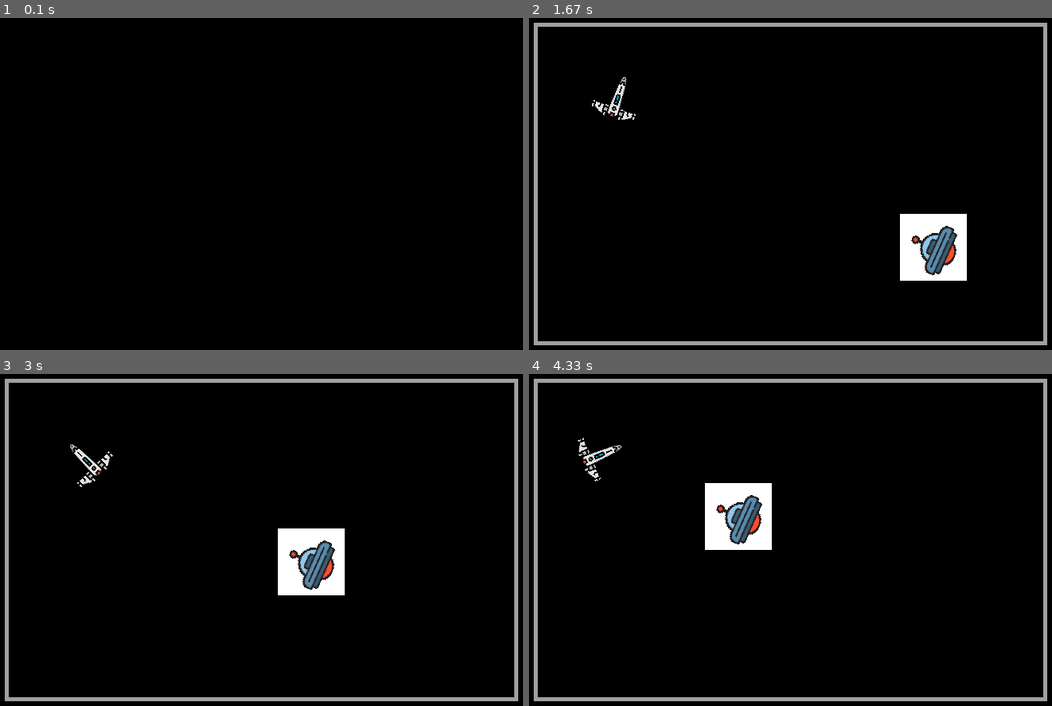
Above: before the commit, frames 1-4 (two rows, left to right).
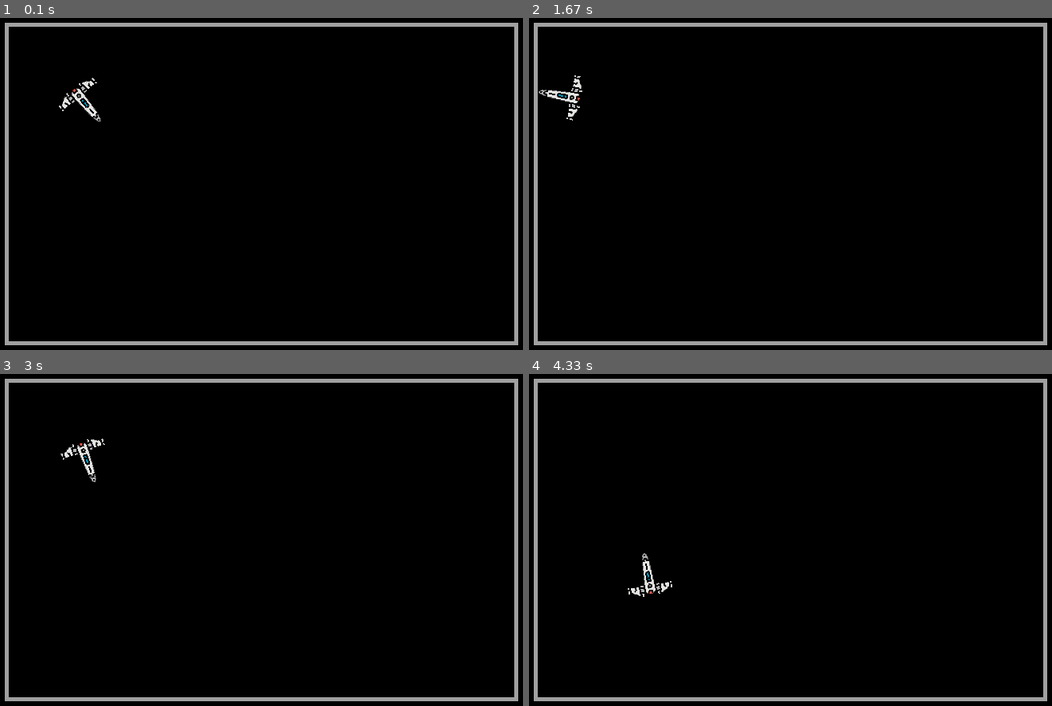
Above: after the commit, the same moments.

Repository: Syn-techs/second-robotics-competition
Game: pygame game, started from main.py
Same seed, same stepped clock (60 frames per second), same inputs: the game is played once before the commit and once after it.
Inputs:
- Up to frame 1 (0.1 s): no input
- Up to frame 2 (1.67 s): hold Right 0.33-0.8 s; hold Up 0.83-1.13 s
- Up to frame 3 (3 s): hold Down 2.23-2.53 s; hold Left 2.57-2.97 s
- Up to frame 4 (4.33 s): hold Up 3-3.37 s; hold Right 3.4-4.03 s; hold Down from 4.07 s (still down)

The runs differ from the first frame. In frame 1, 4.0% of the frame differs, in the area x 0-100%, y 1-99%; in frame 2, 3.0%; in frame 3, 2.9%; in frame 4, 3.0%.

Commit message:
fpsi 10da unutmuşum borderlarda ileri gitmiyorken sağa sola dönebilme olayını kaldırdım

Diff:
--- /dev/null
+++ b/Field.py
@@ -0,0 +1,75 @@
+from settings import *
+
+
+class Field(pygame.Rect):
+    def __init__(self, name, hp, posL, posR, color=defaults["fieldColor"], t=5):
+        self.color = color
+        self.name = name
+        self.posL = posL
+        self.posR = posR
+        self.hp = hp
+        self.t = t
+
+        (x, y) = self.posL
+        (x_r, y_r) = self.posR
+        super().__init__(posL, (x_r - x, y_r - y))
+
+        self.boundaries = {
+            "left: ": [x, hp],
+            "right: ": [x_r, hp],
+            "up: ": [y, hp],
+            "down: ": [y_r, hp]
+        }
+
+    def draw(self):
+        (x, y) = self.posL
+        (x_r, y_r) = self.posR
+        wid, hei = x_r - x, y_r - y
+
+        pygame.draw.rect(screen, self.color, [
+                         x-(self.t//2), y-(self.t//2), self.t, hei])
+
+        pygame.draw.rect(screen, self.color, [
+                         x_r-(self.t//2), y-(self.t//2), self.t, hei])
+
+        pygame.draw.rect(screen, self.color, [
+                         x-(self.t//2), y-(self.t//2), wid, self.t])
+
+        pygame.draw.rect(screen, self.color, [
+                         x-(self.t//2), y_r-(self.t//2), wid + self.t, self.t])
+
+    def deleteSide(self, side=None):
+        self.draw()
+
+        (x, y) = self.posL
+        (x_r, y_r) = self.posR
+
+        if side is not None:
+            if side.startswith("l"):
+                pygame.draw.rect(screen, defaults["backgroundColor"], [
+                                 x-(self.t//2), y-(self.t//2), self.t, x_r-x])
+                # x
+            # elif side.startswith("r"):
+            #     # x_r
+            # elif side.startswith("u"):
+            #     # y
+            # elif side.startswith("d"):
+            #     # y_r
+
+        # elif side is None and pos is None:
+        else:
+            for n, v in self.boundaries.items():
+                if v[1] == 0:
+                    self.deleteSide(side=n)
+
+    def reduceHp(self, b, rhp):
+        self.boundaries[b] = [self.boundaries[b]
+                              [0], self.boundaries[b][1] - rhp]
+
+
+migField = Field(
+    "Marmara Inovasyon Gunleri",
+    1,
+    field_wh[0],
+    field_wh[1],
+)
--- a/Robots.py
+++ b/Robots.py
@@ -89,3 +89,32 @@
 
         pygame.draw.rect(screen, colors["gray"], [
                          0, y-1, width, 2])
+
+
+players = []
+
+player1 = Robot(
+    "UGUR ABI",
+    "player",
+    100,
+    5,
+    1.2,
+    64,
+    "images/spaceship64.png",
+    pos=defaults["playerStartPos"],
+    angle=defaults["playerStartAngle"])
+
+enemy1 = Robot(
+    "TITAN",
+    "enemy",
+    100,
+    3,
+    1.2,
+    64,
+    "images/ufo64.png",
+    pos=defaults["enemyStartPos"],
+    angle=defaults["enemyStartAngle"])
+
+
+players.append(player1)
+# players.append(enemy1)
--- a/main.py
+++ b/main.py
@@ -1,6 +1,7 @@
 # import tensorflow as tf
 from settings import *
 from Robots import *
+from Field import *
 import pygame
 import timeit
 import random
@@ -9,111 +10,6 @@
 import time
 import sys
 import os
-
-
-clock = pygame.time.Clock()
-
-players = []
-
-
-class Field(pygame.Rect):
-    def __init__(self, name, hp, posL, posR, color=defaults["fieldColor"], t=5):
-        self.color = color
-        self.name = name
-        self.posL = posL
-        self.posR = posR
-        self.hp = hp
-        self.t = t
-
-        (x, y) = self.posL
-        (x_r, y_r) = self.posR
-        super().__init__(posL, (x_r - x, y_r - y))
-
-        self.boundaries = {
-            "left: ": [x, hp],
-            "right: ": [x_r, hp],
-            "up: ": [y, hp],
-            "down: ": [y_r, hp]
-        }
-
-    def draw(self):
-        (x, y) = self.posL
-        (x_r, y_r) = self.posR
-        wid, hei = x_r - x, y_r - y
-
-        pygame.draw.rect(screen, self.color, [
-                         x-(self.t//2), y-(self.t//2), self.t, hei])
-
-        pygame.draw.rect(screen, self.color, [
-                         x_r-(self.t//2), y-(self.t//2), self.t, hei])
-
-        pygame.draw.rect(screen, self.color, [
-                         x-(self.t//2), y-(self.t//2), wid, self.t])
-
-        pygame.draw.rect(screen, self.color, [
-                         x-(self.t//2), y_r-(self.t//2), wid + self.t, self.t])
-
-    def deleteSide(self, side=None):
-        self.draw()
-
-        (x, y) = self.posL
-        (x_r, y_r) = self.posR
-
-        if side is not None:
-            if side.startswith("l"):
-                pygame.draw.rect(screen, defaults["backgroundColor"], [
-                                 x-(self.t//2), y-(self.t//2), self.t, x_r-x])
-                # x
-            # elif side.startswith("r"):
-            #     # x_r
-            # elif side.startswith("u"):
-            #     # y
-            # elif side.startswith("d"):
-            #     # y_r
-
-        # elif side is None and pos is None:
-        else:
-            for n, v in self.boundaries.items():
-                if v[1] == 0:
-                    self.deleteSide(side=n)
-
-    def reduceHp(self, b, rhp):
-        self.boundaries[b] = [self.boundaries[b]
-                              [0], self.boundaries[b][1] - rhp]
-
-
-migField = Field(
-    "Marmara Inovasyon Gunleri",
-    1,
-    field_wh[0],
-    field_wh[1],
-)
-
-player1 = Robot(
-    "UGUR ABI",
-    "player",
-    100,
-    16,
-    1.6,
-    64,
-    "images/spaceship64.png",
-    pos=defaults["playerStartPos"],
-    angle=defaults["playerStartAngle"])
-
-enemy1 = Robot(
-    "TITAN",
-    "enemy",
-    100,
-    10,
-    1.2,
-    64,
-    "images/ufo64.png",
-    pos=defaults["enemyStartPos"],
-    angle=defaults["enemyStartAngle"])
-
-
-players.append(player1)
-players.append(enemy1)
 
 
 def gameInit():
@@ -184,6 +80,8 @@
                 newAng = curPlayer.findAngleVec(targetPlayer.pos)
                 curPlayer.angle -= 1
 
+                # print(newAng)
+
                 if oldAng < newAng and newAng < 175:  # hedefe doğru (sola) dön
                     if newAng > 150:  # eğer çok solda değilse dönerek ilerle
                         curPlayer.turn(1)
@@ -237,22 +135,25 @@
         bx, by = migField.posL
         bx_r, by_r = migField.posR
 
-        if (abs(by_r - (curPlayer.px // 2)) < y + curPlayer.y_change and curPlayer.y_change > 0 and migField.hp > 0):  # aşağı sınır
+        if (abs(by_r - (curPlayer.px // 2)) <= y + curPlayer.y_change and (curPlayer.y_change > 0 or curPlayer.a_change != 0) and migField.hp > 0):  # aşağı sınır
             curPlayer.y_change = abs(by_r - (curPlayer.px // 2)) - y
             curPlayer.x_change, curPlayer.a_change = 0, 0
 
-        elif (by + (curPlayer.px//2) > y + curPlayer.y_change and curPlayer.y_change < 0 and migField.hp > 0):  # yukarı sınır
+        elif (by + (curPlayer.px//2) >= y + curPlayer.y_change and (curPlayer.y_change < 0 or curPlayer.a_change != 0) and migField.hp > 0):  # yukarı sınır
             curPlayer.y_change = by + (curPlayer.px//2) - y
             curPlayer.x_change, curPlayer.a_change = 0, 0
 
-        if (abs(bx_r - (curPlayer.px // 2)) < x + curPlayer.x_change and curPlayer.x_change > 0 and migField.hp > 0):  # sağ sınır
+        if (abs(bx_r - (curPlayer.px // 2)) <= x + curPlayer.x_change and (curPlayer.x_change > 0 or curPlayer.a_change != 0) and migField.hp > 0):  # sağ sınır
             curPlayer.x_change = abs(bx_r-(curPlayer.px//2)) - x
             curPlayer.y_change, curPlayer.a_change = 0, 0
 
-        elif (bx + (curPlayer.px//2) > x + curPlayer.x_change and curPlayer.x_change < 0 and migField.hp > 0):  # sol sınır
+        elif (bx + (curPlayer.px//2) >= x + curPlayer.x_change and (curPlayer.x_change < 0 or curPlayer.a_change != 0) and migField.hp > 0):  # sol sınır
             curPlayer.x_change = (bx + (curPlayer.px//2)) - x
             curPlayer.y_change, curPlayer.a_change = 0, 0
         # endregion
+
+        print(str(curPlayer.pos) + " sol: " + str(bx) + " sağ: " +
+              str(bx_r) + " yuk: " + str(by) + " aşa: " + str(by_r))
 
         curPlayer.pos = (x + curPlayer.x_change, y + curPlayer.y_change)
         curPlayer.angle += curPlayer.a_change
--- a/settings.py
+++ b/settings.py
@@ -1,6 +1,6 @@
 import pygame
 
-FPS = 10
+FPS = 60
 width = 800
 height = 600
 
@@ -32,9 +32,9 @@
 
 defaults = {
     "playerStartPos": (field_wh[2] + 100, field_wh[3] + 100),
-    "playerStartAngle": 45,
+    "playerStartAngle": 219.80557109226518,
     "enemyStartPos": (field_wh[4] - 100, field_wh[5] - 100),
-    "enemyStartAngle": 45,
+    "enemyStartAngle": 39.80557109226519,
     "backgroundColor": colors["black"],
     "fieldColor": colors["light gray"]
 }
@@ -42,3 +42,5 @@
 
 pygame.init()
 screen = pygame.display.set_mode((width, height))
+
+clock = pygame.time.Clock()
